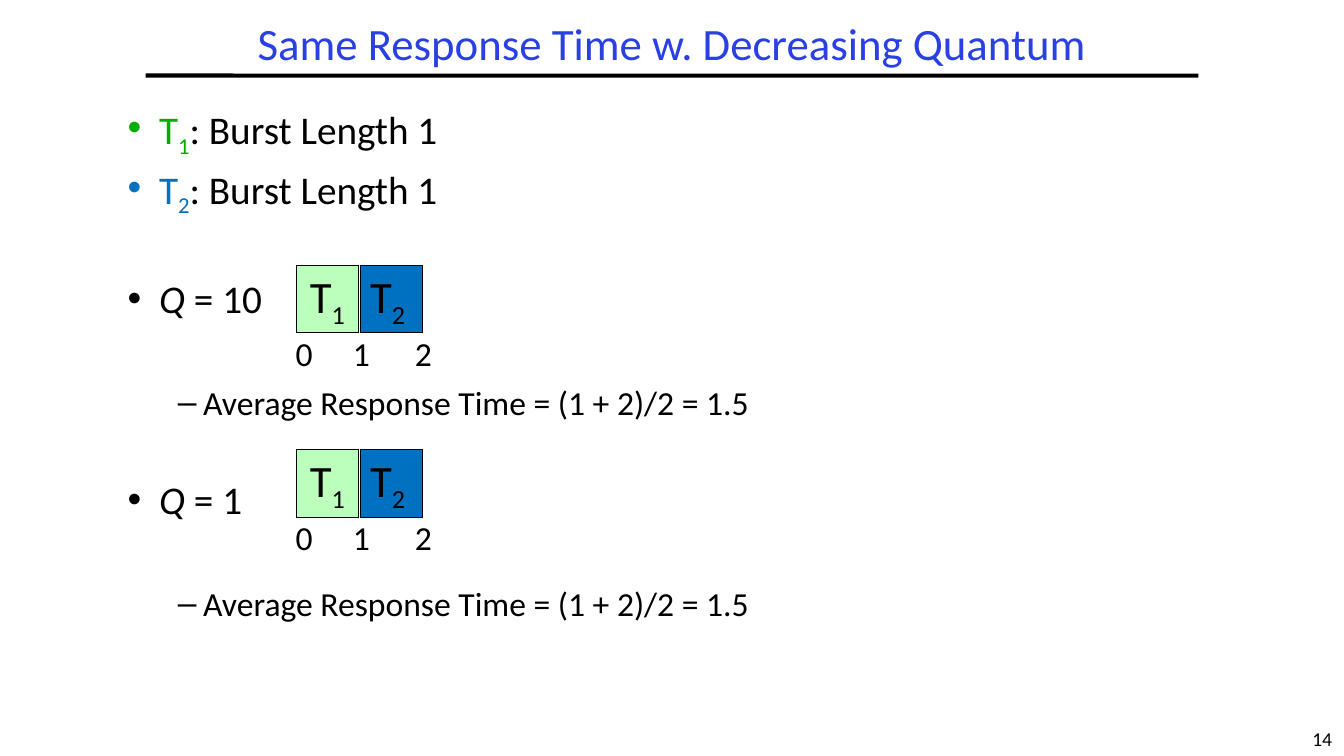
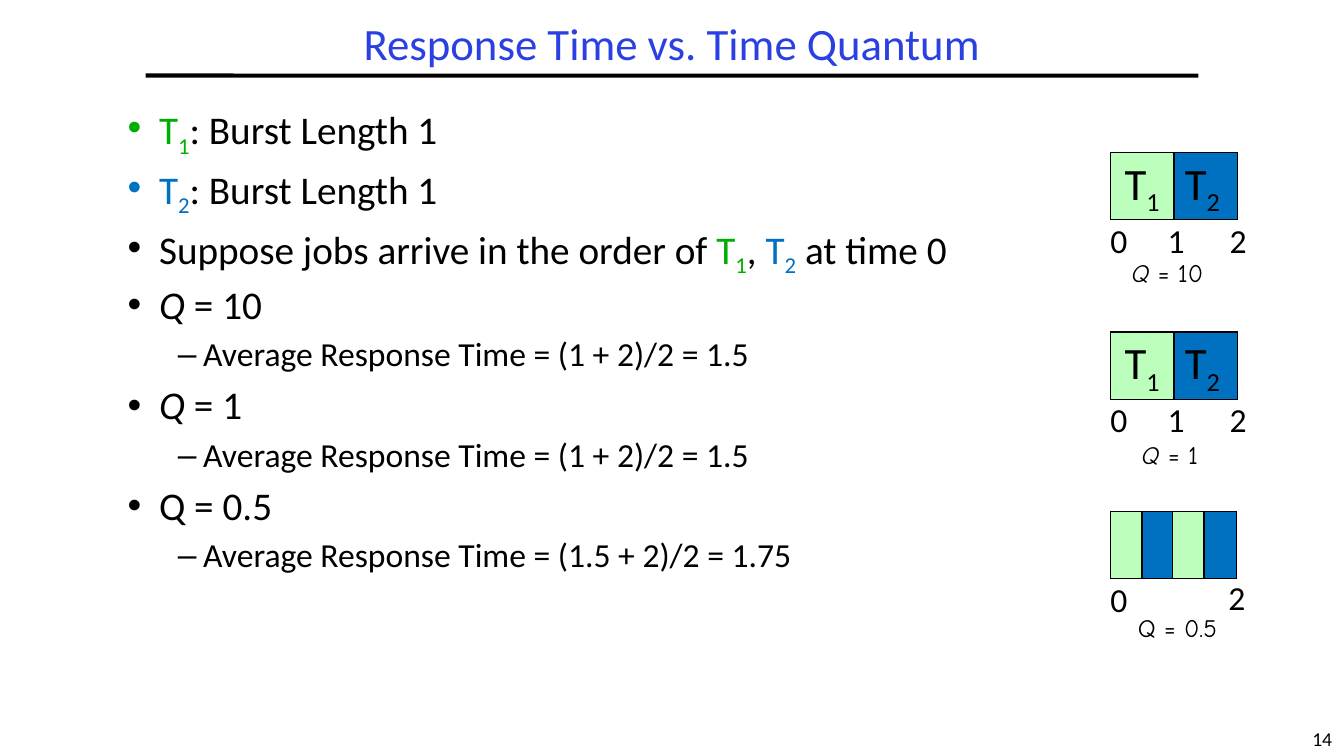
Before and after one commit to guhofstra/CSC256Fa25, a slide deck: slide 14 of PPTs/L5-Scheduling.pptx. Drawn at 1344x756 pixels with LibreOffice and Linux fonts; fonts in the diff are those of the drawing. Boxes give left, top, right and bottom in pixels: in the first picture for what was removed or moved away, otherwise in the second. Text is boxed around its words. In the diff, an @@ line names an element or a change of style, - is before the commit and + after.

```diff
--- a/PPTs/L5-Scheduling.pptx
+++ b/PPTs/L5-Scheduling.pptx
@@ title at (x1=364, y1=29, x2=980, y2=68): text changed @@
-Same Response Time w. Decreasing Quantum
+Response Time vs. Time Quantum
@@ text at (x1=159, y1=236, x2=947, y2=271): paragraph added @@
+• Suppose jobs arrive in the order of T1, T2 at time 0
@@ 3 texts, 2 rectangles moved together from (x1=296, y1=266, x2=432, y2=367) to (x1=1110, y1=153, x2=1247, y2=254) @@
@@ text added at (x1=1132, y1=265, x2=1203, y2=283), 18 pt, text #000000 @@
+Q = 10
@@ 3 texts, 2 rectangles moved together from (x1=296, y1=450, x2=432, y2=551) to (x1=1110, y1=332, x2=1247, y2=433) @@
@@ text added at (x1=1142, y1=447, x2=1198, y2=465), 18 pt, text #000000 @@
+Q = 1
@@ text at (x1=159, y1=494, x2=791, y2=573): paragraphs added @@
+• Q = 0.5
+  – Average Response Time = (1.5 + 2)/2 = 1.75
@@ group added at (x1=1110, y1=512, x2=1245, y2=613): 4 rectangles, 2 texts @@
+0
+2
@@ text added at (x1=1138, y1=620, x2=1217, y2=638), 18 pt, text #000000 @@
+Q = 0.5
```
Also in this commit, not shown: 15 other slides changed, 1 slide added, 1 slide removed, 2 other files.
